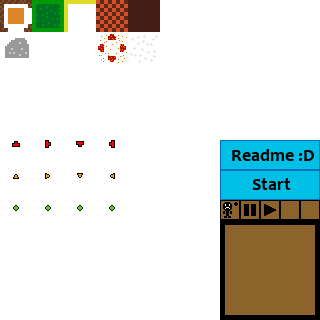
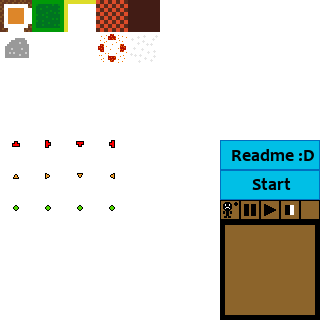
Layers edited between the first and the second w=320, h=320 image:
painted on "Layer" over [left=285, top=205, right=294, bottom=215]
